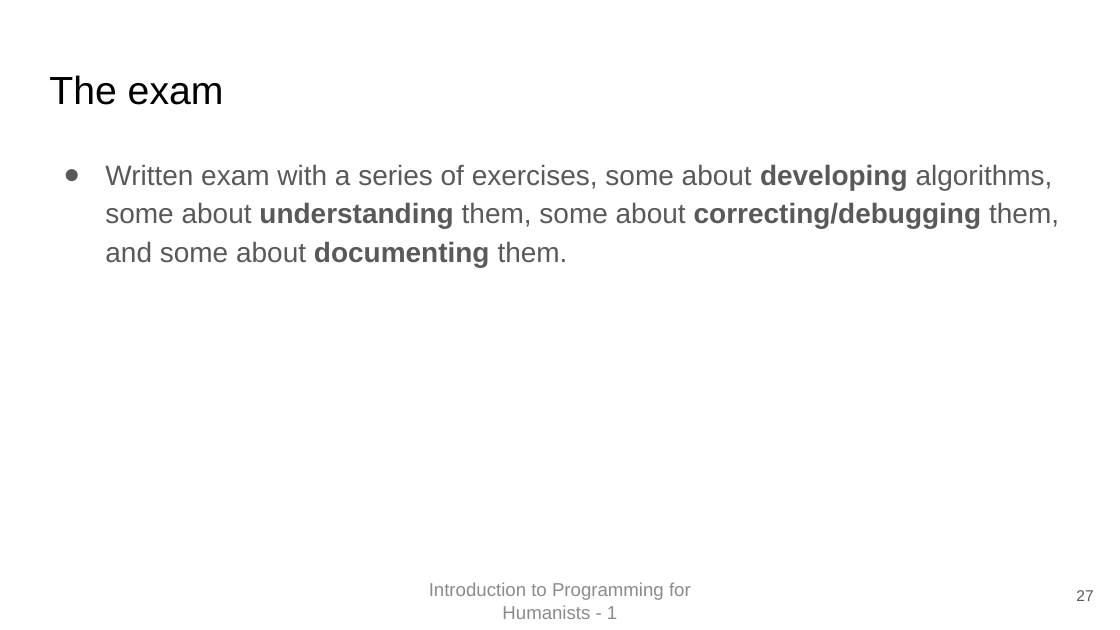
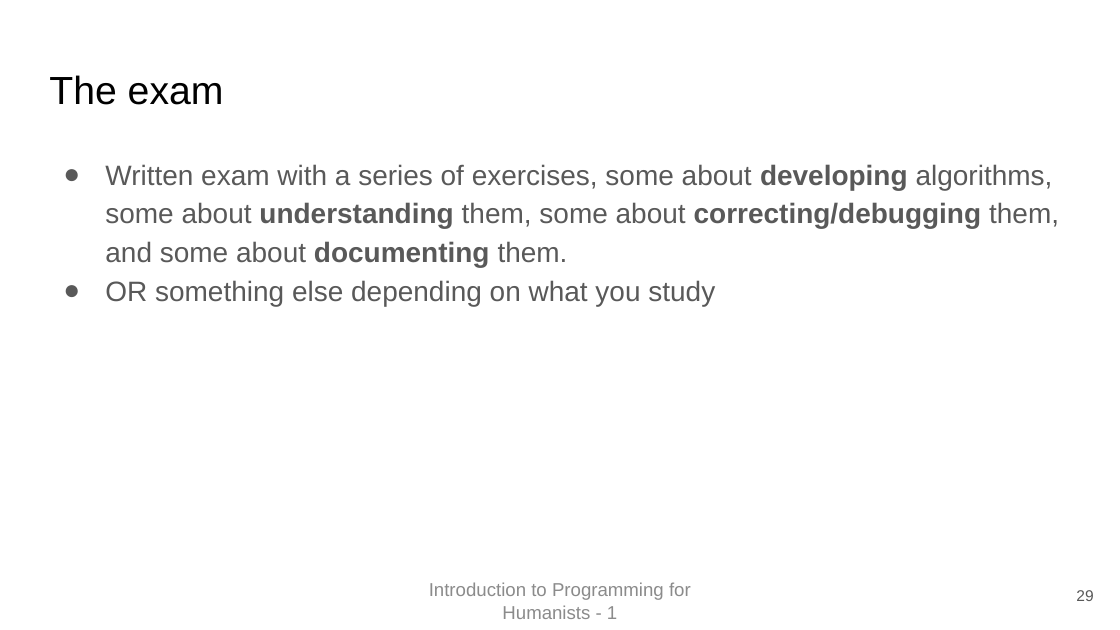
Before and after one commit to EvanEames/IPFH2526, a slide deck: slide 29 of week1/First Class.pptx (slide 27 before the commit). Drawn at 1120x630 pixels with LibreOffice and Linux fonts; fonts in the diff are those of the drawing. Boxes give left, top, right and bottom in pixels: in the first picture for what was removed or moved away, otherwise in the second. Text is boxed around its words. In the diff, an @@ line names an element or a change of style, - is before the commit and + after.

```diff
--- a/week1/First Class.pptx
+++ b/week1/First Class.pptx
@@ text at box(105, 280, 715, 306): paragraph added @@
+● OR something else depending on what you study
@@ page number at box(1076, 590, 1093, 601): text changed @@
-27
+29
```
Also in this commit, not shown: 5 other slides changed, 3 slides added.
